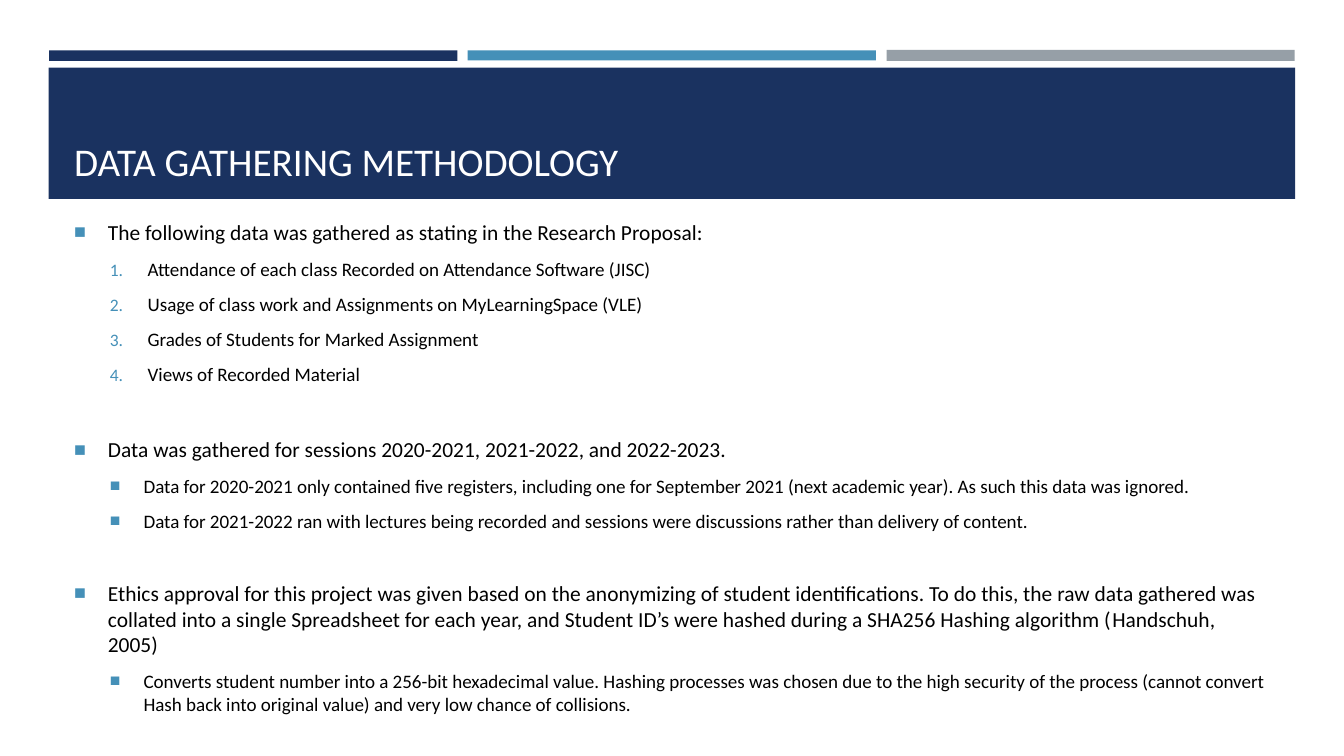
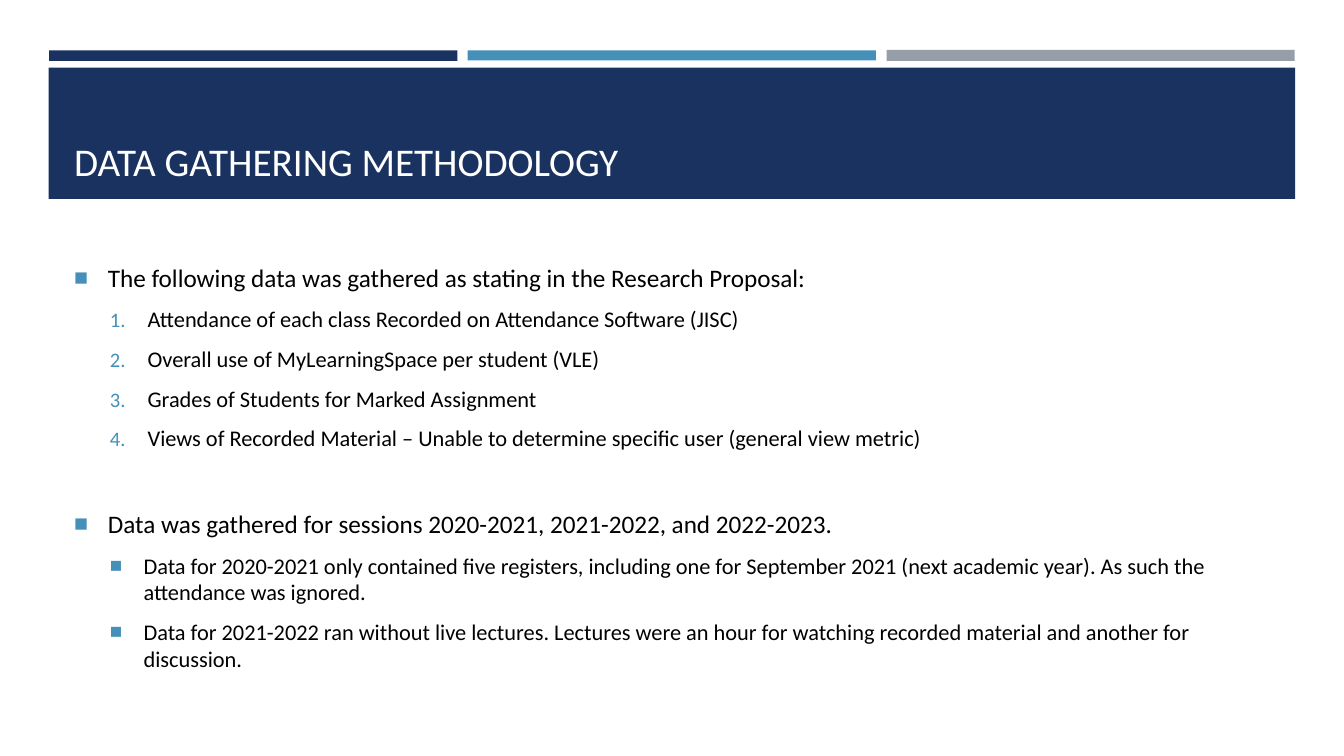
Before and after one commit to ChrisAcornleyPhD/CAP512Data, a slide deck: slide 8 of scripts/CAP512.pptx (slide 7 before the commit). Drawn at 1344x756 pixels with LibreOffice and Linux fonts; fonts in the diff are those of the drawing. Boxes give left, top, right and bottom in pixels: in the first picture for what was removed or moved away, otherwise in the second. Text is boxed around its words. In the diff, an @@ line names an element or a change of style, - is before the commit and + after.

```diff
--- a/scripts/CAP512.pptx
+++ b/scripts/CAP512.pptx
@@ text at (x1=108, y1=269, x2=832, y2=538): size 15.3 to 18 pt in "The following data was gathered as stating ...", "Data was gathered for sessions 2020-2021, 2021-2022, ..."; size 13.6 to 16 pt in "Attendance of each class Recorded on Attendance ...", "Grades of Students for Marked Assignment" @@
@@ text at (x1=148, y1=351, x2=600, y2=371): text changed; size 13.6 to 16 pt @@
-  2. Usage of class work and Assignments on MyLearningSpace (VLE)
+  2. Overall use of MyLearningSpace per student (VLE)
@@ text at (x1=148, y1=430, x2=920, y2=450): text changed; size 13.6 to 16 pt @@
-  4. Views of Recorded Material
+  4. Views of Recorded Material – Unable to determine specific user (general view metric)
@@ text at (x1=144, y1=558, x2=1204, y2=667): text changed; size 13.6 to 16 pt @@
-  ■ Data for 2020-2021 only contained five registers, including one for September 2021 (next academic year). As such this data was ignored.
-  ■ Data for 2021-2022 ran with lectures being recorded and sessions were discussions rather than delivery of content.
-■ Ethics approval for this project was given based on the anonymizing of student identifications. To do this, the raw data gathered was collated into a single Spreadsheet for each year, and Student ID’s were hashed during a SHA256 Hashing algorithm (Handschuh, 2005)
-  ■ Converts student number into a 256-bit hexadecimal value. Hashing processes was chosen due to the high security of the process (cannot convert Hash back into original value) and very low chance of collisions.
+  ■ Data for 2020-2021 only contained five registers, including one for September 2021 (next academic year). As such the attendance was ignored.
+  ■ Data for 2021-2022 ran without live lectures. Lectures were an hour for watching recorded material and another for discussion.
```
Also in this commit, not shown: 15 other slides changed, 10 slides added.
